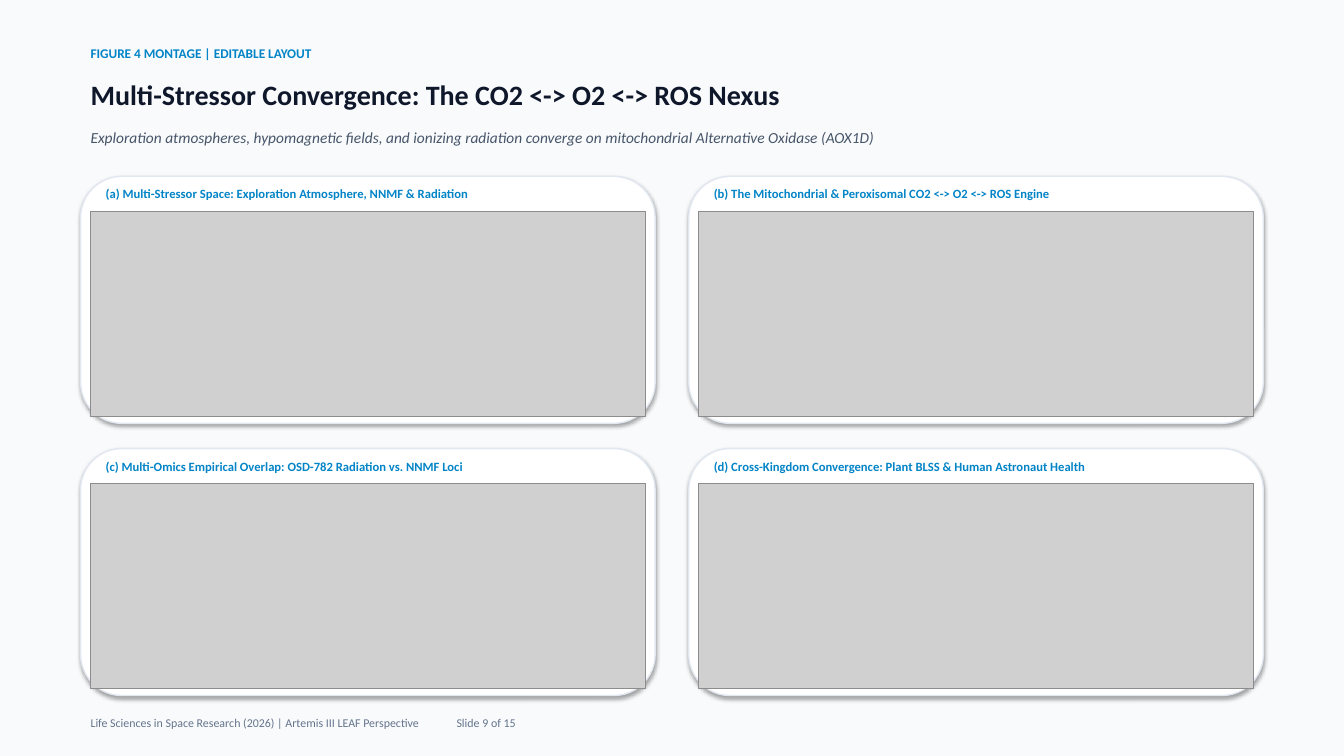
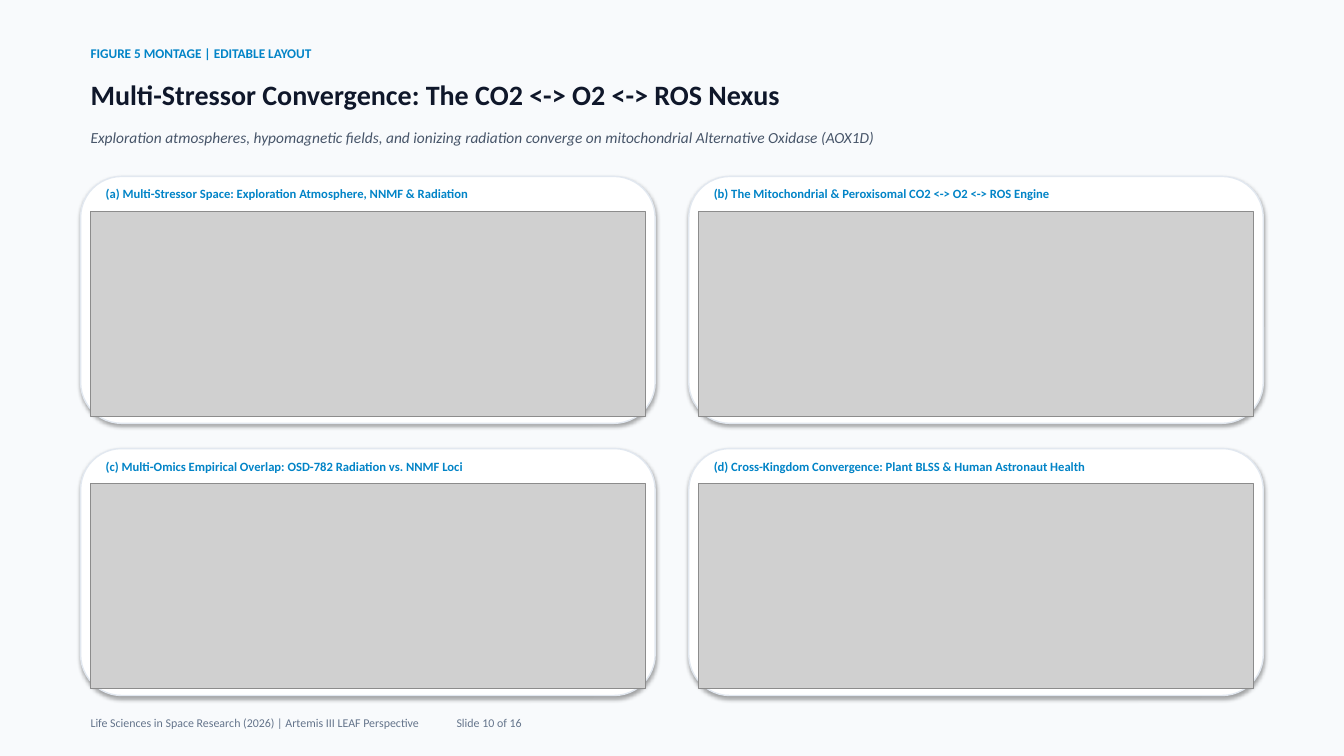
Before and after one commit to dr-richard-barker/NMF_review, a slide deck: slide 10 of Near_Null_Magnetic_Fields_Lunar_Plant_Biology_Presentation.pptx (slide 9 before the commit). Drawn at 1344x756 pixels with LibreOffice and Linux fonts; fonts in the diff are those of the drawing; grey boxes stand for pictures. Boxes give left, top, right and bottom in pixels: in the first picture for what was removed or moved away, otherwise in the second. Text is boxed around its words. In the diff, an @@ line names an element or a change of style, - is before the commit and + after.

Commit message:
feat(methods): integrate SANRA-aligned integrative review methods section, Fig 2 framework diagram, and 6-figure sequence

```diff
--- a/Near_Null_Magnetic_Fields_Lunar_Plant_Biology_Presentation.pptx
+++ b/Near_Null_Magnetic_Fields_Lunar_Plant_Biology_Presentation.pptx
@@ text at <box>91,49,311,58</box>: text changed @@
-FIGURE 4 MONTAGE | EDITABLE LAYOUT
+FIGURE 5 MONTAGE | EDITABLE LAYOUT
@@ text at <box>91,718,522,729</box>: text changed @@
-Life Sciences in Space Research (2026) | Artemis III LEAF Perspective Slide 9 of 15
+Life Sciences in Space Research (2026) | Artemis III LEAF Perspective Slide 10 of 16
```
Also in this commit, not shown: 14 other slides changed, 1 slide added, 41 other files.
